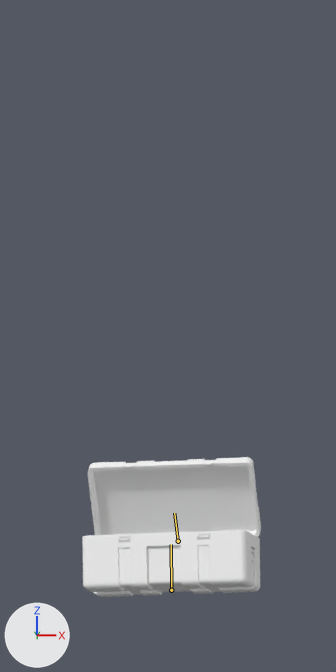
An edit to the Blender file Assets/Arts/Model/Crade/Chest Box/Chestbox/ChestBox 2.blend, drawn before and after from the same camera.
Before and after are seen from the file's camera 'Camera'. Arrows for +X, +Y and +Z are at lower left; the lights stay in place. Both versions are drawn at frame 204 of the action 'Crade Animation Full 2'; the numbers are the values there. The bones that bend it are drawn over the model as lines.

Objects in the first picture: 'ChestBox'.
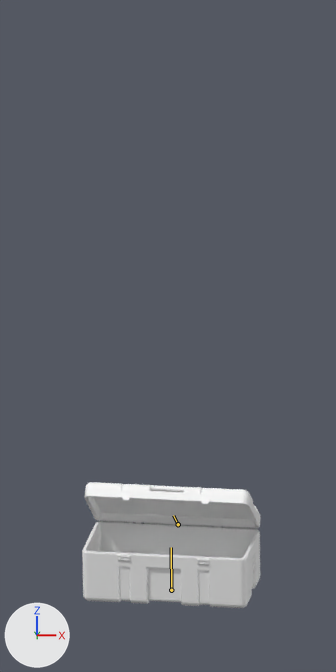
Boxes (x1, y1, x2, y2) around the edits, measured in the pictures (336 x 672 px):
'ChestBox', posed (10% shorter)
    before: (82, 457, 261, 597)
    after: (82, 482, 260, 608)
bone 'root', root to tip
    before: (171, 590) to (171, 544)
    after: (171, 590) to (171, 547)
bone 'lid', root to tip
    before: (178, 541) to (174, 513)
    after: (178, 524) to (173, 515)

Edits to the bpy script that builds the scene:
```text
Change bone_root:
    where bone_root = bpy.data.objects['Armature'].pose.bones['root']
    bone_root.rotation_euler: (0.0175, 12.39, 0.105) -> (0.0175, 12.39, -0.384)  # degrees (1, 710, 6) -> degrees (1, 710, -22)
Change bone_lid:
    where bone_lid = bpy.data.objects['Armature'].pose.bones['lid']  # child of 'root'
    bone_lid.rotation_euler: (0.995, 0.0, 0.0) -> (0.663, 0.0, 0.0)  # degrees (57, 0, 0) -> degrees (38, 0, 0)
```
